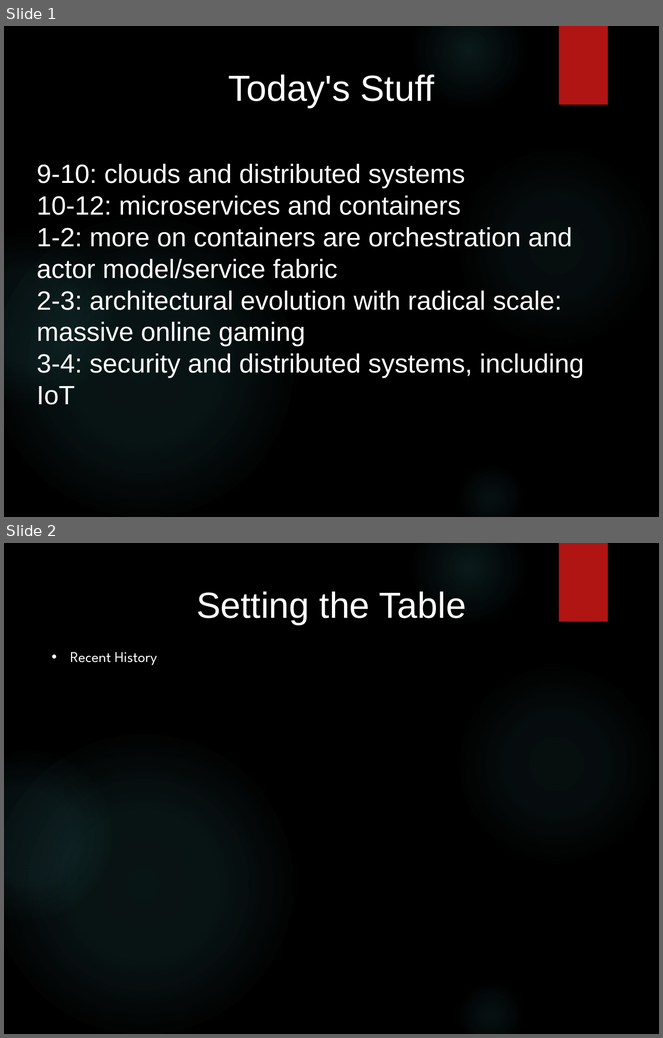
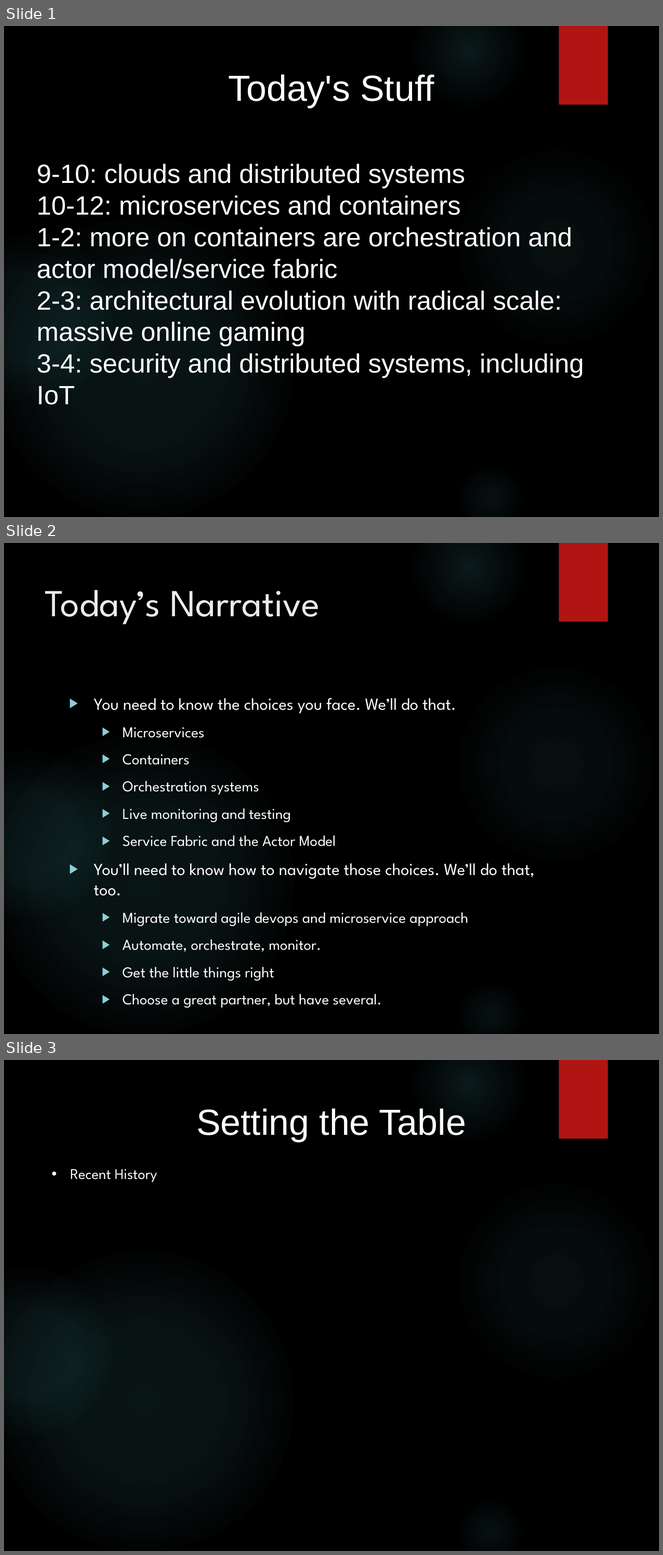
Before and after one commit to arif-aigonix/leap2015, a slide deck: Cloud and Distributed Architecture Overview.pptx. Shown one above the other, each under a label of ours: slides 1 and 2 before the commit, slides 1, 2 and 3 after it. The pictures are 663x1038 and 663x1555 pixels, drawn with LibreOffice and Linux fonts; fonts in the diff are those of the drawing; background and template pictures are left out. Boxes give left, top, right and bottom in pixels: in the first picture for what was removed or moved away, otherwise in the second. Text is boxed around its words. In the diff, an @@ line names an element or a change of style, - is before the commit and + after.

Commit message:
more stuff

```diff
--- a/Cloud and Distributed Architecture Overview.pptx
+++ b/Cloud and Distributed Architecture Overview.pptx
@@ slide 2 added at (4, 543, 659, 1034), background picture (left out); not listed: 6 template elements that a slide beside it also shows @@
@@ title added at (45, 590, 320, 625), 46.3 pt, text #EBEBEB @@
+Today’s Narrative
@@ text added at (94, 698, 535, 1008), 18.4 pt, text #FFFFFF @@
+▶ You need to know the choices you face. We’ll do that.
+  ▶ Microservices
+  ▶ Containers
+  ▶ Orchestration systems
+  ▶ Live monitoring and testing
+  ▶ Service Fabric and the Actor Model
+▶ You’ll need to know how to navigate those choices. We’ll do that, too.
+  ▶ Migrate toward agile devops and microservice approach
+  ▶ Automate, orchestrate, monitor.
+  ▶ Get the little things right
+  ▶ Choose a great partner, but have several.
@@ what was slide 2 is now slide 3 @@
```
Also in this commit, not shown: 1 other slide added.
